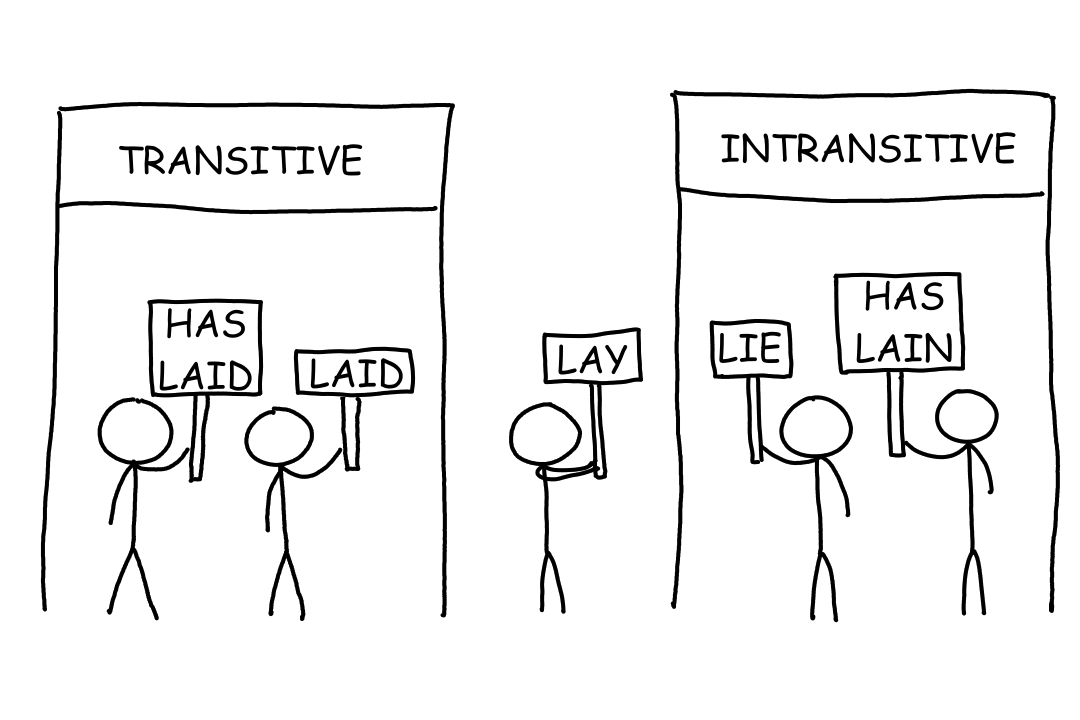
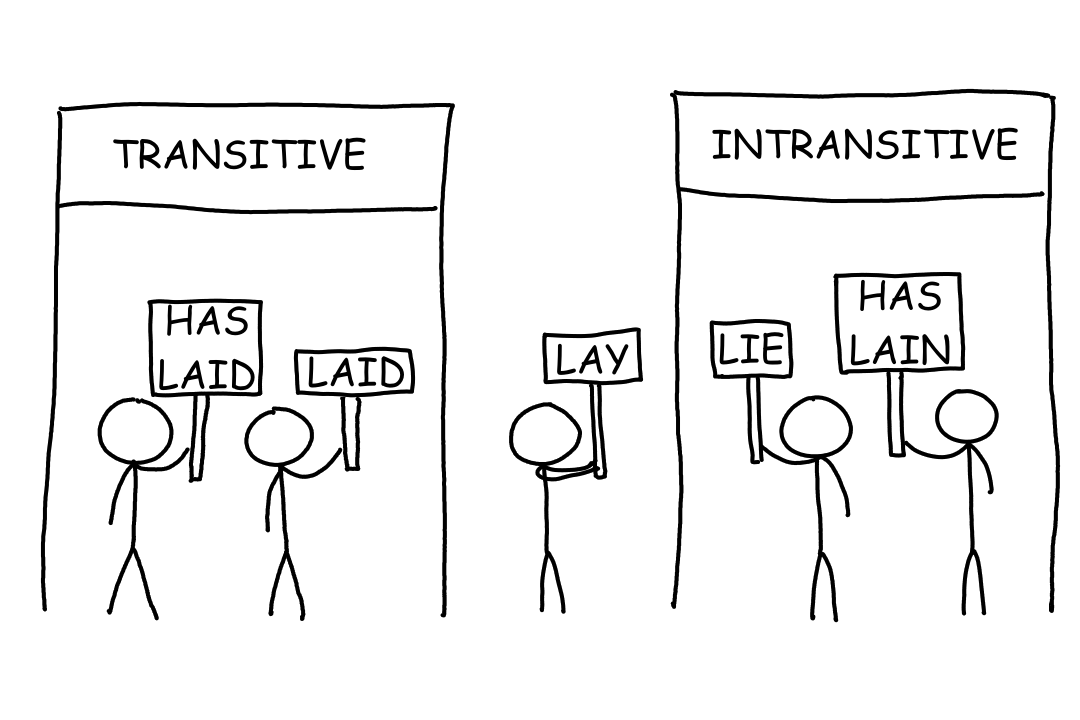
Layer changes from the first w=1080, h=720 image to the second:
painted on "Right Sign" over [712, 127, 1018, 366]
painted on "Person 4" over [719, 290, 876, 366]
painted on "Left Sign" over [113, 137, 404, 391]
painted on "Person 2" over [205, 306, 404, 391]
painted on "Person 1" over [124, 162, 287, 391]
